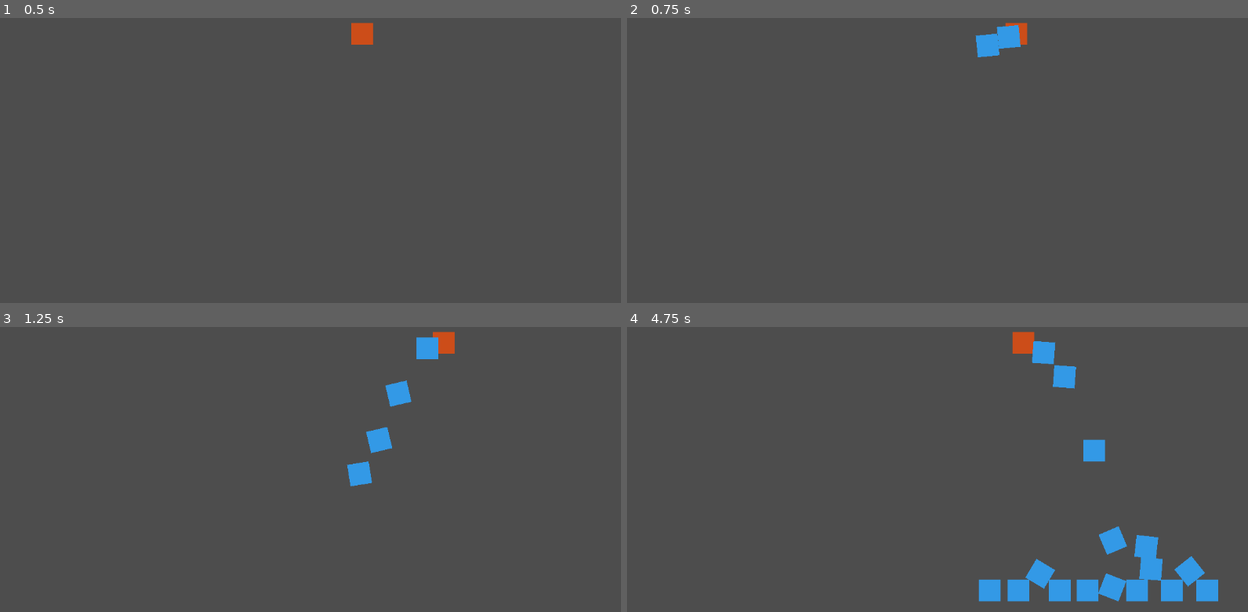
Above: before the commit, frames 1-4 (two rows, left to right).
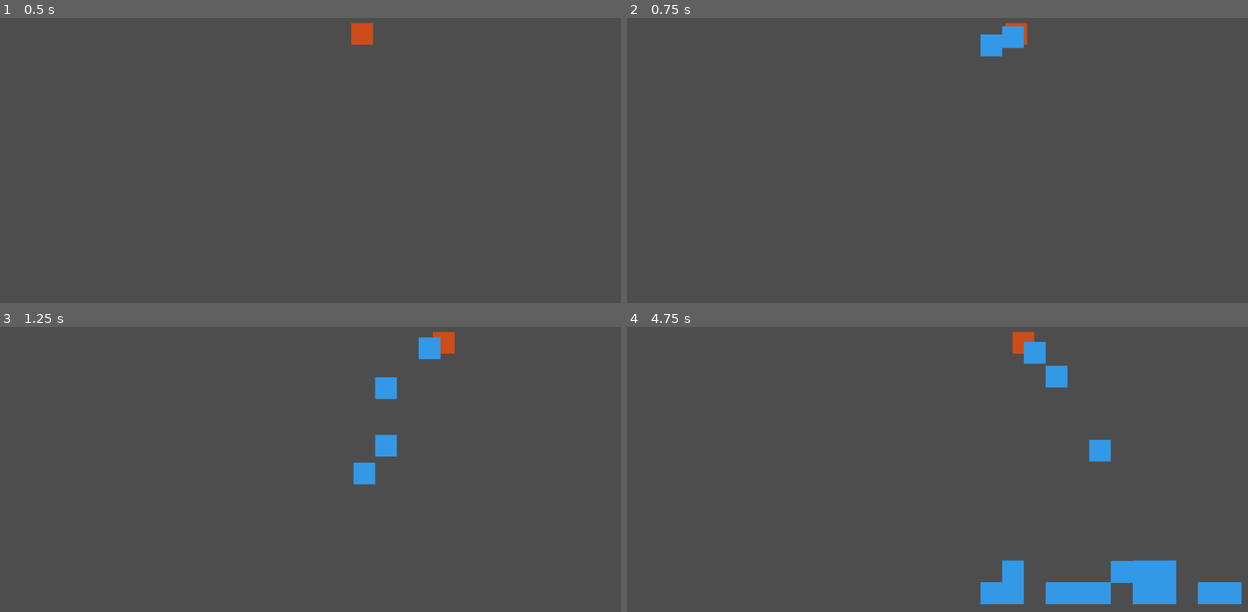
Above: after the commit, the same moments.

Repository: Lubachmann/CDGJ2026
Game: Godot game, scene res://scene/main.tscn
The game is run twice, just before and just after one commit, with the same random seed, the same clock (stepped at 60 frames per second) and the same inputs.
Inputs:
- Up to frame 1 (0.5 s): no input
- Up to frame 2 (0.75 s): tap Enter (ui_accept) at 0.5, 0.6 s
- Up to frame 3 (1.25 s): tap Enter (ui_accept) at 0.77, 1.07 s
- Up to frame 4 (4.75 s): tap Enter (ui_accept) at 1.35, 1.52, 1.82, 2.1, 2.85, 3.02, 3.32, 3.6, 3.77, 4.07, 4.35, 4.52 s

Frame 1 is identical in both runs. In frame 2, 0.2% of the frame differs, in the area x 56-65%, y 2-14%; in frame 3, 0.9%; in frame 4, 4.0%, in the area x 56-99%, y 4-98%.

Commit message:
grid for cubes

Diff:
--- a/scribt/crane.gd
+++ b/scribt/crane.gd
@@ -3,6 +3,7 @@
 @export var speed: float = 200.0
 @export var cube_scene: PackedScene
 @export var screen_margin: float = 20.0
+@export var grid_size: float = 40.0
 
 var direction: int = 1
 
@@ -29,7 +30,10 @@
 func drop_cube() -> void:
 	if cube_scene:
 		var cube = cube_scene.instantiate()
-		# Position cube at the crane's position
-		cube.global_position = global_position
+		# Snap position to grid
+		var snapped_x = round(global_position.x / grid_size) * grid_size
+		cube.global_position = Vector2(snapped_x, global_position.y)
+		# Pass grid size to cube
+		cube.grid_size = grid_size
 		# Add to the root (so it's in the world, not as a child of crane)
 		get_tree().root.get_node("Main").add_child(cube)
--- a/scribt/cube.gd
+++ b/scribt/cube.gd
@@ -1,8 +1,28 @@
 extends RigidBody2D
+
+var grid_size: float = 40.0
+var is_falling: bool = true
+var check_timer: float = 0.0
 
 func _ready() -> void:
 	# Set up the cube physics
 	gravity_scale = 1.0
-	# Optional: remove cube after some time to prevent clutter
-	# Uncomment the line below if you want cubes to disappear after 10 seconds
-	# get_tree().create_timer(10.0).timeout.connect(queue_free)
+
+func _physics_process(delta: float) -> void:
+	if is_falling:
+		check_timer += delta
+		# Check every 0.1 seconds if cube has stopped falling
+		if check_timer >= 0.1:
+			check_timer = 0.0
+			# If velocity is very low, snap to grid
+			if abs(linear_velocity.y) < 10.0:
+				snap_to_grid()
+
+func snap_to_grid() -> void:
+	is_falling = false
+	# Snap to grid position
+	var snapped_x = round(global_position.x / grid_size) * grid_size
+	var snapped_y = round(global_position.y / grid_size) * grid_size
+	global_position = Vector2(snapped_x, snapped_y)
+	# Lock the cube in place
+	freeze = true
